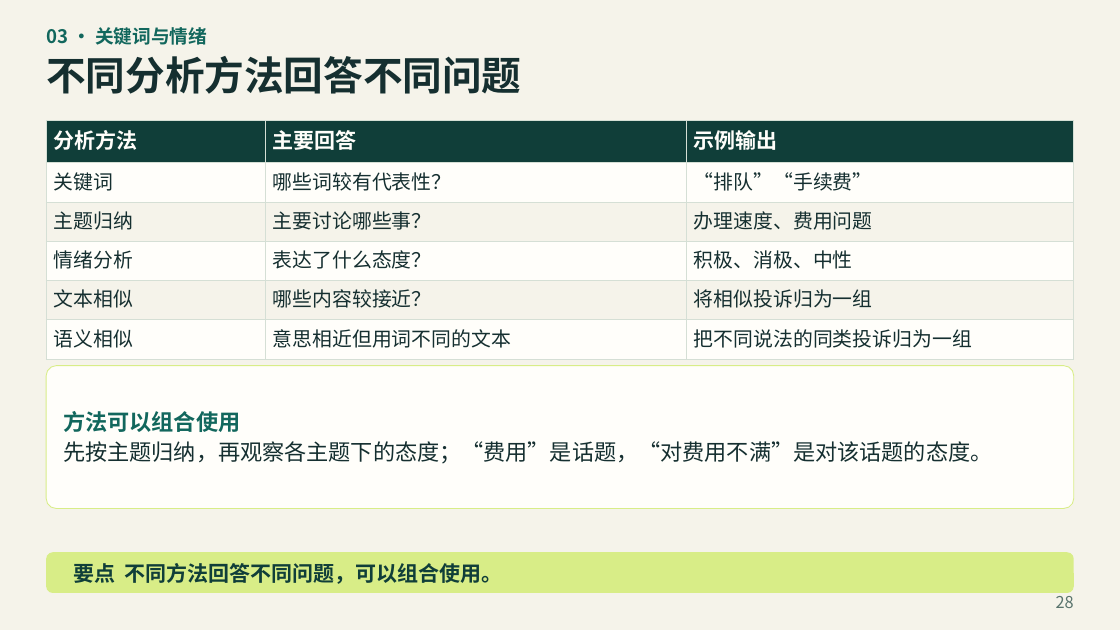
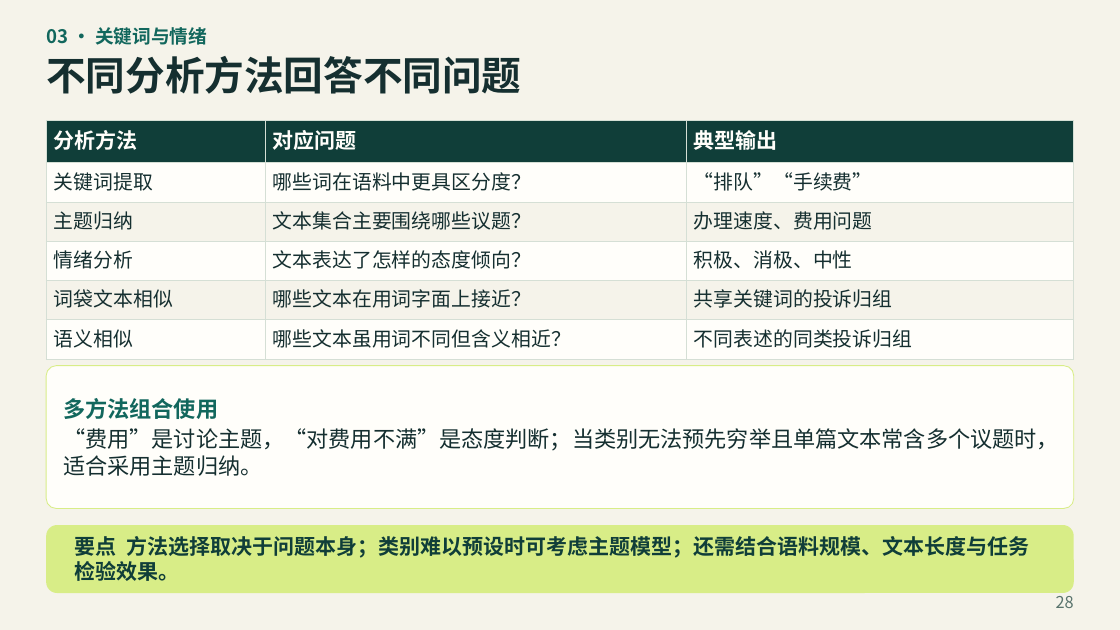
Before and after one commit to jefeerzhang/jefeerzhang.github.io, a slide deck: slide 28 of courses/big-data-finance/text-analysis/文本分析教学PPT.pptx. Drawn at 1120x630 pixels with LibreOffice and Linux fonts; fonts in the diff are those of the drawing. Boxes give left, top, right and bottom in pixels: in the first picture for what was removed or moved away, otherwise in the second. Text is boxed around its words. In the diff, an @@ line names an element or a change of style, - is before the commit and + after.

Commit message:
fix(文本分析): 修正课件概念与互动演示
纠正主题模型、词频和金融文献的表述，修复互动页关键词按钮，并同步课件 PDF 与 PPTX。

```diff
--- a/courses/big-data-finance/text-analysis/文本分析教学PPT.pptx
+++ b/courses/big-data-finance/text-analysis/文本分析教学PPT.pptx
@@ table at (x1=46, y1=120, x2=1074, y2=359) @@
-row 1, column 2: 主要回答
+row 1, column 2: 对应问题
-row 1, column 3: 示例输出
+row 1, column 3: 典型输出
-row 2, column 1: 关键词
+row 2, column 1: 关键词提取
-row 2, column 2: 哪些词较有代表性？
+row 2, column 2: 哪些词在语料中更具区分度？
-row 3, column 2: 主要讨论哪些事？
+row 3, column 2: 文本集合主要围绕哪些议题？
-row 4, column 2: 表达了什么态度？
+row 4, column 2: 文本表达了怎样的态度倾向？
-row 5: 文本相似 | 哪些内容较接近？ | 将相似投诉归为一组
+row 5: 词袋文本相似 | 哪些文本在用词字面上接近？ | 共享关键词的投诉归组
-row 6, column 2: 意思相近但用词不同的文本
+row 6, column 2: 哪些文本虽用词不同但含义相近？
-row 6, column 3: 把不同说法的同类投诉归为一组
+row 6, column 3: 不同表述的同类投诉归组
@@ text in rounded rectangle at (x1=63, y1=398, x2=1058, y2=476): text changed @@
-方法可以组合使用
-先按主题归纳，再观察各主题下的态度；“费用”是话题，“对费用不满”是对该话题的态度。
+多方法组合使用
+“费用”是讨论主题，“对费用不满”是态度判断；当类别无法预先穷举且单篇文本常含多个议题时，适合采用主题归纳。
@@ rounded rectangle "要点 方法选择取决于问题本身；类别难以预设时可考虑主题模型；还需结合语料规模、文本长度与任务检验效果。" resized from (x1=46, y1=552, x2=1074, y2=592) to (x1=46, y1=525, x2=1074, y2=593) @@
@@ text in rounded rectangle at (x1=75, y1=536, x2=1029, y2=581): text changed @@
-要点 不同方法回答不同问题，可以组合使用。
+要点 方法选择取决于问题本身；类别难以预设时可考虑主题模型；还需结合语料规模、文本长度与任务检验效果。
```
Also in this commit, not shown: 40 other slides changed, 3 other files.
